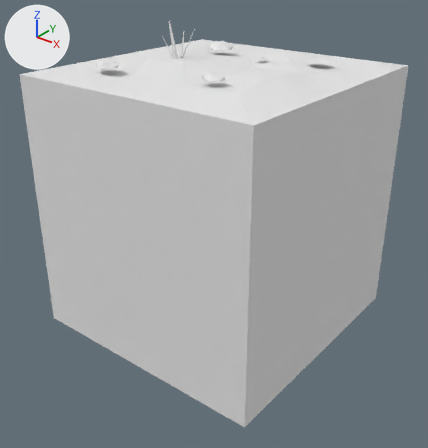
The FBX model Assets/Tiles/Blend/Blend Sand Snow 2.fbx: old version first, new version second.
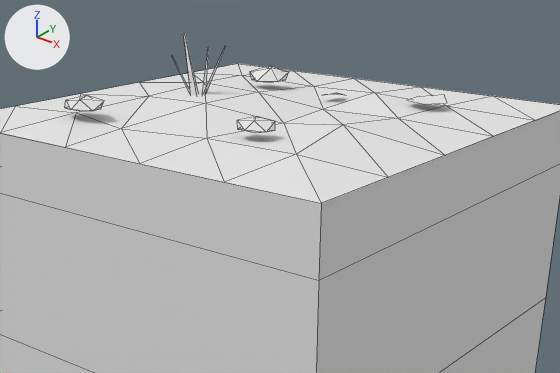
Each version is shown whole from a 50 mm camera at (2.68, -3.43, 1.92) aimed at (0.05, -0.14, -0.12), then close up on the part from 13% to 94% of the width and 0% to 51% of the height. Arrows for +X, +Y and +Z are at upper left; the lights stay in place. The last two pictures show the newer version. The close-ups show mesh edges as thin lines. Where no turn or scale is listed for an object, it has been applied to the vertices. Vertices at exactly the same position are counted once.

Objects in the first close-up: 'Blend Sand Snow 2'.
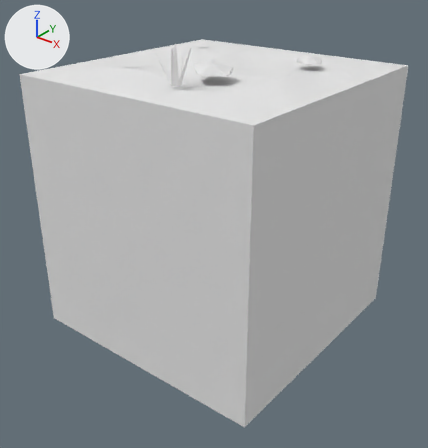
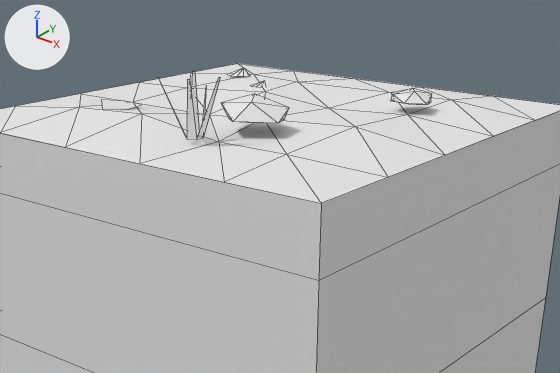
What differs and where, as boxes [x1, y1, x2, y2] in the close-ups (560 x 373 px):
'Blend Sand Snow 2', reshaped: before [0, 33, 560, 373]; after [0, 64, 560, 373]
part 1 of me_blend_sand_snow_2, deleted: before [65, 33, 447, 133]
part 2 of me_blend_sand_snow_2, built on: before [66, 42, 293, 182]; after [66, 64, 432, 182]

The change, as a diff of the scene's bpy script:
```diff
--- a/Assets/Tiles/Blend/Blend Sand Snow 2.fbx.py
+++ b/Assets/Tiles/Blend/Blend Sand Snow 2.fbx.py
@@ me_blend_sand_snow_2 @@
 # used by ob_blend_sand_snow_2; location = (0.0, 0.0, 0.0)
-me_blend_sand_snow_2.from_pydata(...)  # 115 vertices, 133 faces; spans x -1.0..1.0, y -1.0..1.0, z -1.0..1.35
+me_blend_sand_snow_2.from_pydata(...)  # 109 vertices, 117 faces; spans x -1.0..1.0, y -1.0..1.0, z -1.0..1.33
+# me_blend_sand_snow_2 part 1: 7 loose pieces with 55 vertices, spanning x -0.53..0.62, y -0.74..0.59, z 1.09..1.35, are deleted
+# me_blend_sand_snow_2 part 2
+# 5 vertices are removed from x -0.48..-0.35, y -0.1..0.01, z 1.09..1.3
+# 3 faces are deleted
+# 23 vertices move from x -0.65..0.64, y -0.65..0.62, z 1.05..1.33 to x -0.64..0.61, y -0.62..0.65, z 1.05..1.1
+# 54 vertices are added at x -0.63..0.65, y -0.8..0.58, z 1.09..1.33
+# 54 new faces join them
 me_blend_sand_snow_2.materials.append(mat_tileworld_tiles)
```
